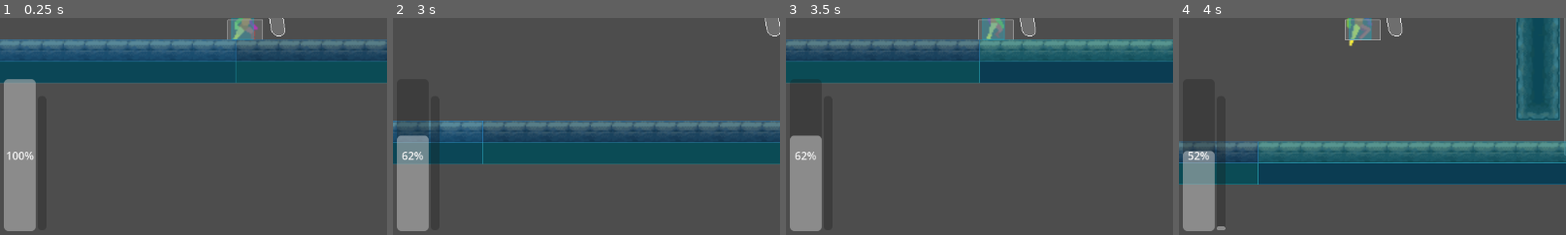
Above: before the commit, frames 1-4 (left to right).
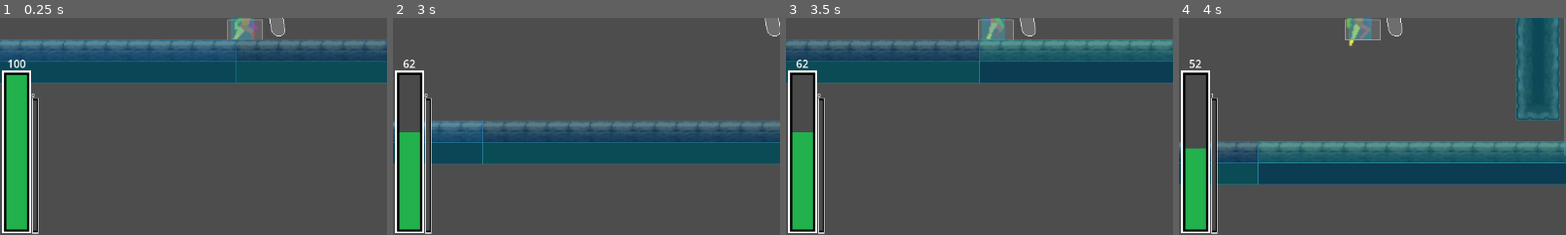
Above: after the commit, the same moments.

Repository: flanderszao/gamedev-delivery
Game: Godot game, scene res://scenes/teste.tscn
Same seed, same stepped clock (60 frames per second), same inputs: the game is played once before the commit and once after it.
Inputs (mouse positions are % of the whole screen's width and height, from its top left):
- Up to frame 1 (0.25 s): no input
- Up to frame 2 (3 s): move the mouse to (72, 45) at 0.52 s; hold Right (right) 0.53-2.03 s; tap Up (up) at 0.6, 0.77, 1.07, 1.52, 1.55, 1.82, 2.3, 2.85 s; move the mouse to (30, 55) at 1.27 s; tap Shift (a_button) at 1.35 s; move the mouse to (60, 28) at 2.02 s; hold Left (left) 2.03-2.78 s; tap Z (b_button) at 2.1 s; move the mouse to (45, 70) at 2.77 s; hold Right (right) from 2.78 s (still down)
- Up to frame 3 (3.5 s): keep holding Right (right); tap Up (up) at 3.02, 3.32 s
- Up to frame 4 (4 s): keep holding Right (right); move the mouse to (80, 65) at 3.52 s; tap Shift (a_button) at 3.6 s; tap Up (up) at 3.77, 3.8 s
The pictures show only the part of the screen within x 0-50%, y 50-100%; the shares and areas given below are measured in that part.

The runs differ from the first frame. In frame 1, 6.9% of the frame differs, in the area x 0-11%, y 19-100%; in frame 2, 5.8%; in frame 3, 5.5%; in frame 4, 5.1%.

Commit message:
Adição de uma interface com textures Pequena mudança no layout geral

Diff:
--- a/scenes/interface.gd
+++ b/scenes/interface.gd
@@ -2,7 +2,10 @@
 
 @onready var player = get_tree().current_scene.get_node("Personagem")
 @onready var energy = $Energy
+@onready var energylabel = $Energy/EnergyLabel
+@onready var overchargelabel = $Energy/OverchargeLabel
 @onready var recharge = $Recharge
+@onready var rechargelabel = $Recharge/RechargeLabel
 
 func _ready() -> void:
 	pass
@@ -11,5 +14,8 @@
 # Called every frame. 'delta' is the elapsed time since the previous frame.
 func _process(delta: float) -> void:
 	energy.value = player.energy
+	energylabel.text = "%s" % int(player.energy)
+	overchargelabel.text = "OVER" if player.energy > 100 else ""
 	recharge.value = player.recharge
+	rechargelabel.text = "%s" % int(player.recharge)
 	pass
--- a/scenes/interface.tscn
+++ b/scenes/interface.tscn
@@ -1,6 +1,13 @@
 [gd_scene format=3 uid="uid://dbtoq7cpi3lva"]
 
 [ext_resource type="Script" uid="uid://dr4ufc6pdxoap" path="res://scenes/interface.gd" id="1_rh14k"]
+[ext_resource type="Texture2D" uid="uid://dvt5mu2tlcq3f" path="res://GraphicsAssets/UI/Pixel UI pack 3/energy.png" id="2_t72xj"]
+[ext_resource type="Texture2D" uid="uid://cmvk3udb606s1" path="res://GraphicsAssets/UI/Pixel UI pack 3/energyfull.png" id="3_s0di0"]
+[ext_resource type="Texture2D" uid="uid://ddrqlbad5qrsc" path="res://GraphicsAssets/UI/Pixel UI pack 3/recharge.png" id="4_uidac"]
+[ext_resource type="Texture2D" uid="uid://4nycddddj25c" path="res://GraphicsAssets/UI/Pixel UI pack 3/rechargefull.png" id="5_mfcci"]
+
+[sub_resource type="LabelSettings" id="LabelSettings_uidac"]
+font_size = 8
 
 [node name="Control" type="Control" unique_id=1820077817]
 clip_contents = true
@@ -16,23 +23,51 @@
 grow_vertical = 2
 script = ExtResource("1_rh14k")
 
-[node name="Energy" type="ProgressBar" parent="." unique_id=97857170]
+[node name="Energy" type="TextureProgressBar" parent="." unique_id=1963791352]
 layout_mode = 0
-offset_left = 13.0
-offset_top = 412.0
-offset_right = 60.0
-offset_bottom = 638.0
-rounded = true
-allow_greater = true
+offset_left = 10.0
+offset_top = 399.0
+offset_right = 53.0
+offset_bottom = 641.0
 fill_mode = 3
+nine_patch_stretch = true
+texture_under = ExtResource("2_t72xj")
+texture_progress = ExtResource("3_s0di0")
 
-[node name="Recharge" type="ProgressBar" parent="." unique_id=1939799604]
+[node name="EnergyLabel" type="Label" parent="Energy" unique_id=1675084322]
 layout_mode = 0
-offset_left = 63.0
-offset_top = 437.0
-offset_right = 76.0
-offset_bottom = 637.0
-rounded = true
-allow_greater = true
+offset_left = 2.0
+offset_top = -22.0
+offset_right = 42.0
+offset_bottom = 1.0
+text = "100"
+horizontal_alignment = 1
+
+[node name="OverchargeLabel" type="Label" parent="Energy" unique_id=631151417]
+layout_mode = 0
+offset_left = 2.0
+offset_top = -39.0
+offset_right = 44.0
+offset_bottom = -16.0
+text = "OVER"
+horizontal_alignment = 1
+
+[node name="Recharge" type="TextureProgressBar" parent="." unique_id=1037842799]
+layout_mode = 0
+offset_left = 55.0
+offset_top = 440.0
+offset_right = 64.0
+offset_bottom = 642.0
 fill_mode = 3
-show_percentage = false
+nine_patch_stretch = true
+texture_under = ExtResource("4_uidac")
+texture_progress = ExtResource("5_mfcci")
+
+[node name="RechargeLabel" type="Label" parent="Recharge" unique_id=1125174913]
+layout_mode = 0
+offset_left = -1.0
+offset_top = -10.0
+offset_right = 19.0
+offset_bottom = 4.0
+text = "1"
+label_settings = SubResource("LabelSettings_uidac")
--- a/scenes/personagem.gd
+++ b/scenes/personagem.gd
@@ -149,6 +149,10 @@
 func update_state(input_direction, delta):
 	if is_skidding(input_direction): #desativa corrida se freiar
 		wants_run = false
+
+	if state == State.WALLGRAB and state_frames > 30:
+		face = FACE.Left if face == FACE.Right else FACE.Right
+		state = State.IDLE
 
 	if state == State.PARRY: #FEITO POR IA --- REVISAR
 		parry_time_left = max(parry_time_left - delta, 0.0)
Renamed: SpriteWork/2D-Pixel-Art-Character-Template/Air Spin/player air spin 48x48.aseprite -> GraphicsAssets/SpriteWork/2D-Pixel-Art-Character-Template/Air Spin/player air spin 48x48.aseprite
Renamed: SpriteWork/2D-Pixel-Art-Character-Template/Air Spin/player air spin 48x48.png -> GraphicsAssets/SpriteWork/2D-Pixel-Art-Character-Template/Air Spin/player air spin 48x48.png
Not shown, added: GraphicsAssets/SpriteWork/2D-Pixel-Art-Character-Template/Air Spin/player air spin 48x48.png.import
Renamed: SpriteWork/2D-Pixel-Art-Character-Template/Climb (facing back of player)/player climb-back 48x48.aseprite -> GraphicsAssets/SpriteWork/2D-Pixel-Art-Character-Template/Climb (facing back of player)/player climb-back 48x48.aseprite
Renamed: SpriteWork/2D-Pixel-Art-Character-Template/Climb (facing back of player)/player climb-back 48x48.png -> GraphicsAssets/SpriteWork/2D-Pixel-Art-Character-Template/Climb (facing back of player)/player climb-back 48x48.png
Not shown, added: GraphicsAssets/SpriteWork/2D-Pixel-Art-Character-Template/Climb (facing back of player)/player climb-back 48x48.png.import
Renamed: SpriteWork/2D-Pixel-Art-Character-Template/Climb (facing side of player)/Player Side-Climb 48x48.aseprite -> GraphicsAssets/SpriteWork/2D-Pixel-Art-Character-Template/Climb (facing side of player)/Player Side-Climb 48x48.aseprite
Renamed: SpriteWork/2D-Pixel-Art-Character-Template/Climb (facing side of player)/Player Side-Climb 48x48.png -> GraphicsAssets/SpriteWork/2D-Pixel-Art-Character-Template/Climb (facing side of player)/Player Side-Climb 48x48.png
Not shown, added: GraphicsAssets/SpriteWork/2D-Pixel-Art-Character-Template/Climb (facing side of player)/Player Side-Climb 48x48.png.import
Renamed: SpriteWork/2D-Pixel-Art-Character-Template/Climb (facing side of player)/old climb/Player Side-Climb 48x48.png -> GraphicsAssets/SpriteWork/2D-Pixel-Art-Character-Template/Climb (facing side of player)/old climb/Player Side-Climb 48x48.png
Not shown, added: GraphicsAssets/SpriteWork/2D-Pixel-Art-Character-Template/Climb (facing side of player)/old climb/Player Side-Climb 48x48.png.import
Renamed: SpriteWork/2D-Pixel-Art-Character-Template/Climb (facing side of player)/old climb/climb side 48x48.aseprite -> GraphicsAssets/SpriteWork/2D-Pixel-Art-Character-Template/Climb (facing side of player)/old climb/climb side 48x48.aseprite
(and 211 more such lines)
